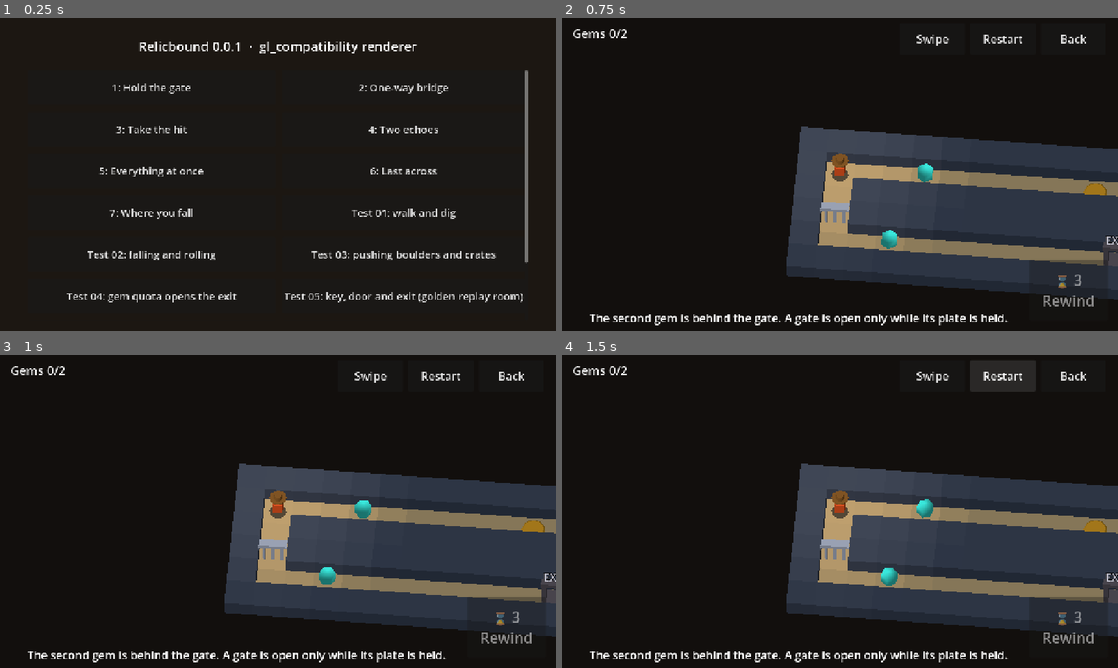
Above: before the commit, frames 1-4 (two rows, left to right).
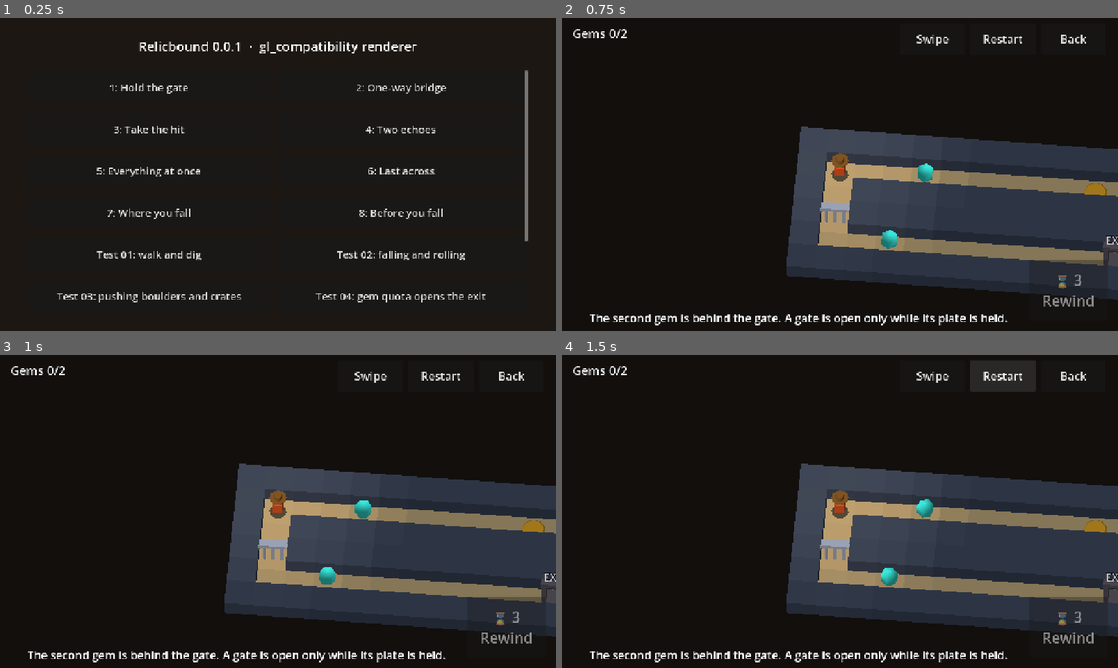
Above: after the commit, the same moments.

Repository: jamik111/relicbound
Game: Godot game, scene res://scenes/boot.tscn
The game is run twice, just before and just after one commit, with the same random seed, the same clock (stepped at 60 frames per second) and the same inputs.
Inputs:
- Up to frame 1 (0.25 s): no input
- Up to frame 2 (0.75 s): click "1: Hold the gate" at 0.5 s
- Up to frame 3 (1 s): no input
- Up to frame 4 (1.5 s): click "Restart" at 1.25 s

The runs differ from the first frame. In frame 1, 3.6% of the frame differs, in the area x 10-95%, y 20-91%; in frame 2, nothing differs; in frame 3, nothing differs; in frame 4, nothing differs.

Commit message:
Level 8 turns level 7's answer into a trap; remnants have no weight
Playtest 3 won level 7 by running through the gate at the right moment. Two
scars need no run, so a remnant was most likely holding the near plate: the
puzzle had been beaten on reflexes. Remnants no longer weigh plates.

Level 8, Before you fall: only gem, idol, die on the far plate, echo on the
near plate works. Dying first walls off the gem, and lighting the idol first
saves a state without it. The echo's hold leaves time to walk.

Idol saves are now stored in remembering levels, so Restart and closing the
game return you to the idol. Otherwise a correct run would be stranded by its
own scar. Replays can now respawn at an idol.

Co-Authored-By: Claude Opus 5.5 <noreply@anthropic.com>

Diff:
--- a/game/autoload/game.gd
+++ b/game/autoload/game.gd
@@ -47,6 +47,8 @@
 var _checkpoint_rewinds: int = REWIND_CHARGES
 ## Inputs since that state was saved, while alive: what a remnant replays (RuleMemory).
 var _attempt := PackedInt32Array()
+## The checkpoint came from an idol, not the level start.
+var _saved_at_idol: bool = false
 ## An idol was lit but the room isn't settled yet: save as soon as nothing is moving.
 var _checkpoint_pending: bool = false
 ## Counts down after a crush; < 0 when no respawn is pending.
@@ -66,8 +68,17 @@
 	var s: SimState = LevelLoader.load_state(path)
 	if s == null:
 		return false
+	var rewinds: int = s.hourglass_uses
+	_saved_at_idol = false
 	if s.remembers:
-		s = RuleMemory.with_scars(s, Save.scars_of(path))
+		var idol_save: Dictionary = Save.idol_save_of(path)
+		var restored: SimState = s.restored(idol_save.get("state", {}) as Dictionary)
+		if restored != null:
+			s = restored
+			rewinds = int(idol_save["rewinds"])
+			_saved_at_idol = true
+		else:
+			s = RuleMemory.with_scars(s, Save.scars_of(path))
 	level_path = path
 	state = s
 	prev_state = s
@@ -77,12 +88,12 @@
 	_held.clear()
 	_history.clear()
 	_checkpoint = s
-	_checkpoint_rewinds = s.hourglass_uses
+	_checkpoint_rewinds = rewinds
 	_attempt.clear()
 	_checkpoint_pending = false
 	_move_cooldown = 0
 	_respawn_timer = -1.0
-	rewinds_left = s.hourglass_uses
+	rewinds_left = rewinds
 	running = true
 	Events.level_loaded.emit()
 	return true
@@ -104,7 +115,7 @@
 	_remember_death()
 	if Save.scars_of(level_path).is_empty() or not Save.spend_forget():
 		return false
-	Save.set_scars(level_path, PackedInt32Array())
+	Save.clear_memory(level_path)
 	return load_level(level_path)
 
 
@@ -115,6 +126,14 @@
 		return
 	_checkpoint = RuleMemory.scarred(_checkpoint, state.player)
 	Save.set_scars(level_path, _checkpoint.scars)
+	_save_idol()
+
+
+## Keeps a lit idol's progress across Restart and closing the game: the scars are saved, so losing what the idol kept
+## (a gem now behind a scar) would punish the player for leaving.
+func _save_idol() -> void:
+	if _saved_at_idol:
+		Save.set_idol_save(level_path, _checkpoint.to_dict(), _checkpoint_rewinds)
 
 
 ## Hourglass: jumps back up to REWIND_TICKS ticks (works mid-fall and after being crushed) and leaves an
@@ -221,13 +240,16 @@
 			_respawn_timer = RESPAWN_DELAY
 			_checkpoint_pending = false
 		elif e.type == SimEvent.Type.LEVEL_COMPLETED:
-			Save.set_scars(level_path, PackedInt32Array())
+			Save.clear_memory(level_path)
 			Save.earn_forget()
-	if _checkpoint_pending and _room_is_settled(state):
+	if _checkpoint_pending and SimStep.is_settled(state):
 		_checkpoint = state
 		_checkpoint_rewinds = rewinds_left
 		_attempt.clear()
 		_checkpoint_pending = false
+		if state.remembers:
+			_saved_at_idol = true
+			_save_idol()
 		Events.checkpoint_saved.emit()
 	Events.sim_events.emit(state.tick, result.events)
 	Events.sim_ticked.emit(state.tick)
@@ -245,18 +267,6 @@
 	if intent != SimStep.Intent.NONE:
 		_move_cooldown = move_interval_ticks - 1
 	return intent
-
-
-## Settled = no echoes, and one idle tick later nothing has moved and the player is still alive, so respawning into this
-## state can't drop anything on the player. Trial-steps the pure sim instead of duplicating its rules.
-static func _room_is_settled(s: SimState) -> bool:
-	var trial: StepResult = SimStep.step(s, SimStep.Intent.NONE)
-	if not trial.state.alive or not s.echoes.is_empty():
-		return false
-	for e: SimEvent in trial.events:
-		if e.type in [SimEvent.Type.OBJECT_FELL, SimEvent.Type.OBJECT_ROLLED, SimEvent.Type.OBJECT_LANDED]:
-			return false
-	return true
 
 
 func _register_actions() -> void:
--- a/game/autoload/save.gd
+++ b/game/autoload/save.gd
@@ -49,6 +49,23 @@
 	write_save()
 
 
+## The idol save of a level that remembers: {"state": SimState.to_dict(), "rewinds": int}. Empty if there's none.
+func idol_save_of(level: String) -> Dictionary:
+	return (data["idol_saves"] as Dictionary).get(level, {}) as Dictionary
+
+
+func set_idol_save(level: String, state: Dictionary, rewinds: int) -> void:
+	(data["idol_saves"] as Dictionary)[level] = {"state": state, "rewinds": rewinds}
+	write_save()
+
+
+## Everything a level remembers: its scars and its idol save.
+func clear_memory(level: String) -> void:
+	(data["scars"] as Dictionary).erase(level)
+	(data["idol_saves"] as Dictionary).erase(level)
+	write_save()
+
+
 func forgets() -> int:
 	return int(data["forgets"])
 
@@ -73,5 +90,6 @@
 		"levels": {},
 		"relics": [],
 		"scars": {},
+		"idol_saves": {},
 		"forgets": STARTING_FORGETS,
 	}
--- /dev/null
+++ b/game/levels/greybox/level_08_before_you_fall.json
@@ -0,0 +1,30 @@
+{
+	"id": "level_08_before_you_fall",
+	"size": [17, 6],
+	"meta": {
+		"name": "8: Before you fall",
+		"gems_required": 1,
+		"seed": 1,
+		"remembers": true,
+		"rewinds": 1,
+		"hint": "One hourglass. Idols remember too."
+	},
+	"layers": {
+		"terrain": [
+			"#################",
+			"######I##########",
+			"#>......P.#######",
+			"######.##########",
+			"#P...........H.E#",
+			"#################"
+		],
+		"objects": [
+			".................",
+			".................",
+			".........*.......",
+			".................",
+			"...@.............",
+			"................."
+		]
+	}
+}
--- a/game/sim/replay.gd
+++ b/game/sim/replay.gd
@@ -2,7 +2,7 @@
 extends RefCounted
 ## Replays: a starting state plus one input character per tick.
 ## ".": none, "U"/"D"/"L"/"R": move, "H": use the hourglass (rewind and leave an echo),
-## "X": respawn after dying, as Game does (from the level start: replays don't track idols).
+## "X": respawn after dying, as Game does, from the last idol saved or the level start.
 ## Whitespace is ignored so long inputs can be grouped for reading.
 
 const INPUT_CHARS: String = ".UDLR"  # index = SimStep.Intent
@@ -32,6 +32,7 @@
 	var s: SimState = start
 	var checkpoint: SimState = start
 	var attempt := PackedInt32Array()
+	var idol_pending: bool = false
 	var history := RewindBuffer.new(HOURGLASS_TICKS)
 	for ch: String in inputs:
 		if ch == HOURGLASS_CHAR:
@@ -48,11 +49,18 @@
 				s = checkpoint
 			attempt.clear()
 			history.clear()
+			idol_pending = false
 			continue
 		var intent: int = INPUT_CHARS.find(ch)
 		if intent >= 0:
 			if s.alive:
 				attempt.append(intent)
 			history.push(s, intent)
-			s = SimStep.step(s, intent as SimStep.Intent).state
+			var result: StepResult = SimStep.step(s, intent as SimStep.Intent)
+			s = result.state
+			idol_pending = idol_pending or result.has_event(SimEvent.Type.CHECKPOINT_LIT)
+			if idol_pending and SimStep.is_settled(s):
+				checkpoint = s
+				attempt.clear()
+				idol_pending = false
 	return s
--- a/game/sim/rules/rule_memory.gd
+++ b/game/sim/rules/rule_memory.gd
@@ -4,7 +4,7 @@
 ## - A scar, a solid statue, stands on the cell where you died. It blocks you, echoes and falling objects,
 ##   stops darts and holds down a plate, so the exact same attempt can't happen twice.
 ## - A remnant, a ghost of your failed attempt, replays it from the moment you respawn: it pushes what you
-##   pushed and stands where you stood.
+##   pushed and stands where you stood, but it has no weight, so it can't hold a plate.
 ## Only MAX_SCARS scars last, oldest gone first. They're saved, so restarting or leaving the level keeps them.
 ## Winning clears them, and so does spending a Forget (Game.forget): that's the way out if your scars have closed
 ## off the room.
--- a/game/sim/rules/rule_triggers.gd
+++ b/game/sim/rules/rule_triggers.gd
@@ -14,6 +14,14 @@
 		events.append(SimEvent.make(SimEvent.Type.EXIT_OPENED, cell))
 
 
+## A remnant has no weight (playtest 3: one holding a plate turned level 7 into a timed run instead of a puzzle).
+static func _echo_weighs_on(s: SimState, c: Vector2i) -> bool:
+	for e: SimEcho in s.echoes:
+		if e.cell == c and not e.remnant:
+			return true
+	return false
+
+
 ## Gates are open while every plate is weighed down, and stay open while someone is standing in one.
 static func _update_gates(s: SimState, events: Array[SimEvent]) -> void:
 	var plates: int = 0
@@ -25,8 +33,8 @@
 			continue
 		var c := Vector2i(i % s.width, i / s.width)
 		var obj: int = s.objects[i]
-		var occupied: bool = (obj == Tiles.Obj.BOULDER or obj == Tiles.Obj.CRATE or obj == Tiles.Obj.SCAR or s.echo_at(c) != null
-			or (c == s.player and s.alive))
+		var occupied: bool = (obj == Tiles.Obj.BOULDER or obj == Tiles.Obj.CRATE or obj == Tiles.Obj.SCAR
+			or _echo_weighs_on(s, c) or (c == s.player and s.alive))
 		if t == Tiles.Terrain.PLATE:
 			plates += 1
 			plates_held += int(occupied)
--- a/game/sim/sim_state.gd
+++ b/game/sim/sim_state.gd
@@ -89,6 +89,38 @@
 	return s
 
 
+## For the save file. Only for a settled state in a level with no enemies: echoes and enemies aren't stored.
+func to_dict() -> Dictionary:
+	return {
+		"terrain": Array(terrain), "objects": Array(objects), "flags": Array(flags), "ids": Array(ids),
+		"next_id": next_id, "player": [player.x, player.y], "facing": [facing.x, facing.y],
+		"gems_collected": gems_collected, "exit_open": exit_open, "keys": Array(keys), "tick": tick,
+		"rng_state": rng_state, "gates_open": gates_open, "scars": Array(scars),
+	}
+
+
+## This state (a fresh level start) with a saved one laid over it, or null if the save doesn't fit the level.
+func restored(d: Dictionary) -> SimState:
+	if (d.get("terrain", []) as Array).size() != terrain.size():
+		return null
+	var s: SimState = copy()
+	s.terrain = PackedInt32Array(d["terrain"] as Array)
+	s.objects = PackedInt32Array(d["objects"] as Array)
+	s.flags = PackedByteArray(d["flags"] as Array)
+	s.ids = PackedInt32Array(d["ids"] as Array)
+	s.next_id = int(d["next_id"])
+	s.player = Vector2i(int(d["player"][0]), int(d["player"][1]))
+	s.facing = Vector2i(int(d["facing"][0]), int(d["facing"][1]))
+	s.gems_collected = int(d["gems_collected"])
+	s.exit_open = bool(d["exit_open"])
+	s.keys = PackedInt32Array(d["keys"] as Array)
+	s.tick = int(d["tick"])
+	s.rng_state = int(d["rng_state"])
+	s.gates_open = bool(d["gates_open"])
+	s.scars = PackedInt32Array(d["scars"] as Array)
+	return s
+
+
 # --- Cells -------------------------------------------------------------------
 
 func in_bounds(c: Vector2i) -> bool:
--- a/game/sim/sim_step.gd
+++ b/game/sim/sim_step.gd
@@ -7,6 +7,18 @@
 enum Intent { NONE = 0, UP = 1, DOWN = 2, LEFT = 3, RIGHT = 4 }
 
 const DIRECTIONS: Array[Vector2i] = [Vector2i.ZERO, Vector2i.UP, Vector2i.DOWN, Vector2i.LEFT, Vector2i.RIGHT]
+
+
+## Settled = no echoes, and one idle tick later nothing has moved and the player is still alive, so respawning into this
+## state can't drop anything on the player. Trial-steps the sim instead of duplicating its rules.
+static func is_settled(s: SimState) -> bool:
+	var trial: StepResult = step(s, Intent.NONE)
+	if not trial.state.alive or not s.echoes.is_empty():
+		return false
+	for e: SimEvent in trial.events:
+		if e.type in [SimEvent.Type.OBJECT_FELL, SimEvent.Type.OBJECT_ROLLED, SimEvent.Type.OBJECT_LANDED]:
+			return false
+	return true
 
 
 static func step(state: SimState, intent: Intent) -> StepResult:
--- /dev/null
+++ b/game/tests/replays/level_08_before_you_fall_solve.json
@@ -0,0 +1,11 @@
+{
+	"level": "res://levels/greybox/level_08_before_you_fall.json",
+	"note": "Take the gem first, then light the idol, so the save keeps the gem. Then let the dart kill you on the far plate: the scar cuts off the gem's corridor, which no longer matters. Walk to the near plate, use the hourglass, and walk through the gate while the echo holds it.",
+	"inputs": "R.R.R.U.U.R.R.R.L.L.L.U. . D.R.R.. X D.D.D.L.L.L.L.L. H D.D.D.R.R.R.R.R.R.R.R.R.",
+	"expect": {
+		"won": true,
+		"alive": true,
+		"gems_collected": 1
+	},
+	"hash": "011b2d27b1883fe9f24096bea4484b18452effd61bbfdf0b23a5a6d88d7e3dfd"
+}
--- a/game/tests/sim/test_memory.gd
+++ b/game/tests/sim/test_memory.gd
@@ -5,7 +5,10 @@
 const LEVEL_7: String = "res://levels/greybox/level_07_where_you_fall.json"
 const NEAR_PLATE := Vector2i(5, 1)
 const FAR_PLATE := Vector2i(9, 1)
-const JUNCTION := Vector2i(3, 1)
+const LEVEL_8: String = "res://levels/greybox/level_08_before_you_fall.json"
+const NEAR_PLATE_8 := Vector2i(1, 4)
+const FAR_PLATE_8 := Vector2i(8, 2)
+const IDOL_8 := Vector2i(6, 1)
 
 
 func _remembering(rows: PackedStringArray) -> SimState:
@@ -115,25 +118,28 @@
 # A search over every input from a given set of scars. It ignores the walking speed, so it allows more than a person
 # can do. It leaves out remnants, so it says nothing about routes that use one to hold a plate for a moment.
 
-## Returns {won: bool, deaths: {cell: true}} for everything reachable without dying.
+## Returns {won: bool, gem: bool, deaths: {cell: true}} for everything reachable without dying.
 func _explore(start: SimState) -> Dictionary:
 	var seen: Dictionary = {}
 	var deaths: Dictionary = {}
+	var gem: bool = false
 	var queue: Array[SimState] = [start]
 	while not queue.is_empty():
 		var s: SimState = queue.pop_back()
 		for intent: int in SimStep.DIRECTIONS.size():
 			var next: SimState = SimStep.step(s, intent as SimStep.Intent).state
+			gem = gem or next.gems_collected > start.gems_collected
 			if next.won:
-				return {"won": true, "deaths": deaths}
+				return {"won": true, "gem": gem, "deaths": deaths}
 			if not next.alive:
 				deaths[next.player] = true
 				continue
-			var key: Array = [next.player, next.tick % RuleHazards.DART_PERIOD, next.gems_collected, next.gates_open]
+			var key: Array = [next.player, next.tick % RuleHazards.DART_PERIOD, next.gems_collected, next.gates_open,
+				hash(next.terrain)]
 			if not seen.has(key):
 				seen[key] = true
 				queue.append(next)
-	return {"won": false, "deaths": deaths}
+	return {"won": false, "gem": gem, "deaths": deaths}
 
 
 func test_level_7_cant_be_won_without_dying() -> void:
@@ -148,15 +154,66 @@
 		assert_false(_explore(RuleMemory.scarred(start, cell))["won"], "scar at %s" % cell)
 
 
-## A second route the search can't see: a scar one cell past the near plate stops the next remnant on that plate, and
-## it holds the gate open until the dart destroys it. Still two deaths, far plate first.
-func test_level_7_can_also_be_won_with_a_remnant_holding_the_near_plate() -> void:
+## Playtest 3 won by running through the gate while a remnant stood on the near plate: reflexes, not the puzzle.
+func test_level_7_a_remnant_on_the_near_plate_doesnt_open_the_gate() -> void:
 	var far: String = "R.U.U.R.R.R.R.R.R." + ".".repeat(12)
 	var past_near: String = "R.U.U.R.R.R." + ".".repeat(18)
 	var run: String = "R.R.R.R.R.R.R.R.R.R.R.R."
 	var s: SimState = Replay.run(LevelLoader.load_state(LEVEL_7), far + "X" + past_near + "X" + run)
+	assert_false(s.won)
+	assert_eq(s.player, Vector2i(9, 3), "stopped at the shut gate")
+
+
+func test_remnant_has_no_weight_but_an_echo_does() -> void:
+	var s: SimState = _remembering(["#####", "#@P.#", "##H##", "#####"])
+	var inputs := PackedInt32Array([SimStep.Intent.RIGHT])
+	assert_false(H.run(RuleMemory.with_remnant(s, inputs), "..").gates_open)
+	assert_true(H.run(RuleEcho.spawned(s, inputs), "..").gates_open)
+
+
+# --- Level 8: the order is gem, idol, die on the far plate, echo on the near plate ---
+
+func _level_8() -> SimState:
+	return LevelLoader.load_state(LEVEL_8)
+
+
+func test_level_8_cant_be_won_without_dying() -> void:
+	assert_false(_explore(_level_8())["won"])
+
+
+func test_level_8_has_one_hourglass_use_so_one_echo_cant_hold_both_plates() -> void:
+	assert_eq(_level_8().hourglass_uses, 1)
+
+
+func test_level_8_the_near_plate_cant_take_a_scar() -> void:
+	assert_false(_explore(_level_8())["deaths"].has(NEAR_PLATE_8))
+
+
+func test_level_8_dying_on_the_far_plate_too_soon_walls_off_the_gem() -> void:
+	var scarred: SimState = RuleMemory.scarred(_level_8(), FAR_PLATE_8)
+	assert_false(_explore(scarred)["gem"], "the scar stands between you and the gem")
+
+
+func test_level_8_lighting_the_idol_before_the_gem_loses_the_gem() -> void:
+	var inputs: String = "R.R.R.U.U.U."  # straight to the idol
+	var s: SimState = Replay.run(_level_8(), inputs + "D.R.R.R.L.." + ".".repeat(30) + "X")
+	assert_eq(s.terrain_at(IDOL_8), Tiles.Terrain.CHECKPOINT_LIT)
+	assert_eq(s.gems_collected, 0, "the save was made without it")
+	assert_false(_explore(s)["gem"])
+
+
+func test_level_8_gem_then_idol_keeps_the_gem() -> void:
+	var s: SimState = Replay.run(_level_8(), "R.R.R.U.U.R.R.R.L.L.L.U.. D.R.R.. X")
+	assert_eq(s.player, IDOL_8)
+	assert_eq(s.gems_collected, 1)
+	assert_eq(s.object_at(FAR_PLATE_8), Tiles.Obj.SCAR)
+
+
+func test_level_8_the_echo_gives_time_to_walk() -> void:
+	# The solution with a pause before the gate: no run needed.
+	var setup: String = "R.R.R.U.U.R.R.R.L.L.L.U.. D.R.R.. X D.D.D.L.L.L.L.L. H"
+	var s: SimState = Replay.run(_level_8(), setup + "D.D.D.R.R.R.R.R.R." + ".".repeat(20) + "R.R.R.")
 	assert_true(s.won)
-	assert_eq(s.scars.size(), 2)
 
 
 func test_saved_scars_go_back_in_order_and_skip_cells_that_dont_fit() -> void:
--- a/game/tests/sim/test_replays.gd
+++ b/game/tests/sim/test_replays.gd
@@ -22,7 +22,7 @@
 
 func test_every_greybox_level_has_a_solution_at_walking_speed() -> void:
 	var levels: PackedStringArray = LevelLoader.levels_in("res://levels/greybox/")
-	assert_eq(levels.size(), 7)
+	assert_eq(levels.size(), 8)
 	var solved: Dictionary = {}
 	for f: String in DirAccess.get_files_at(REPLAYS):
 		if f.ends_with(".json"):
--- a/game/tests/view/test_rewind_respawn.gd
+++ b/game/tests/view/test_rewind_respawn.gd
@@ -215,6 +215,77 @@
 	assert_eq(Game.state.object_at(Vector2i(4, 1)), Tiles.Obj.SCAR)
 
 
+## Gem at x=2, idol at x=3, pit at x=5.
+func _take_gem_light_idol_and_die() -> void:
+	_load(["#######", "#@*I._#", "#######"], {"gems_required": 2, "remembers": true})
+	_ticks(2, SimStep.Intent.RIGHT)
+	assert_eq(Game.state.gems_collected, 1)
+	assert_eq(Game.state.terrain_at(Vector2i(3, 1)), Tiles.Terrain.CHECKPOINT_LIT)
+	_ticks(2, SimStep.Intent.RIGHT)
+	assert_false(Game.state.alive)
+	Game.respawn()
+
+
+func _assert_back_at_the_idol() -> void:
+	assert_eq(Game.state.player, Vector2i(3, 1))
+	assert_eq(Game.state.gems_collected, 1, "what the idol kept is still kept")
+	assert_eq(Game.state.terrain_at(Vector2i(3, 1)), Tiles.Terrain.CHECKPOINT_LIT)
+	assert_eq(Game.state.object_at(Vector2i(5, 1)), Tiles.Obj.SCAR)
+	assert_eq(Game.state.scars.size(), 1)
+	assert_eq(Game.state.hourglass_uses, Game.REWIND_CHARGES)
+
+
+func test_restart_goes_back_to_the_idol_in_a_remembering_level() -> void:
+	_take_gem_light_idol_and_die()
+	Game.restart()
+	Game.stop()
+	_assert_back_at_the_idol()
+
+
+func test_idol_progress_survives_closing_the_game() -> void:
+	_take_gem_light_idol_and_die()
+	Save.load_save()  # what the next launch reads from disk
+	assert_true(Game.load_level(PATH))
+	Game.stop()
+	_assert_back_at_the_idol()
+	assert_eq(Game.state.hash(), Game._checkpoint.hash())
+
+
+func test_idol_save_keeps_the_hourglass_uses_left() -> void:
+	_load(["#########", "#@..I...#", "#########"], {"gems_required": 0, "remembers": true})
+	_ticks(2, SimStep.Intent.RIGHT)
+	assert_true(Game.rewind())
+	_ticks(3, SimStep.Intent.RIGHT)
+	_ticks(RuleEcho.LINGER_TICKS + 5)  # an idol only saves once nothing is moving, and that includes echoes
+	assert_false(Save.idol_save_of(PATH).is_empty())
+	assert_eq(Game.rewinds_left, Game.REWIND_CHARGES - 1)
+	Save.load_save()
+	assert_true(Game.load_level(PATH))
+	Game.stop()
+	assert_eq(Game.rewinds_left, Game.REWIND_CHARGES - 1)
+
+
+func test_forget_also_wipes_the_idol_save() -> void:
+	_take_gem_light_idol_and_die()
+	assert_true(Game.forget())
+	Game.stop()
+	assert_eq(Game.state.player, Vector2i(1, 1))
+	assert_eq(Game.state.gems_collected, 0)
+	assert_true(Save.idol_save_of(PATH).is_empty())
+
+
+func test_a_save_that_doesnt_fit_the_level_is_ignored() -> void:
+	var s: SimState = H.state(["###", "#@#", "###"])
+	assert_null(s.restored({}))
+	assert_null(s.restored({"terrain": [0, 0]}))
+
+
+func test_clean_levels_dont_save_idols() -> void:
+	_load(["#####", "#@I.#", "#####"])
+	_ticks(1, SimStep.Intent.RIGHT)
+	assert_true(Save.idol_save_of(PATH).is_empty())
+
+
 func test_rewound_death_saves_no_scar() -> void:
 	_die_in_the_pit()
 	assert_true(Game.rewind())
Not shown, changed: docs/05_GDD_MECHANICS.md
